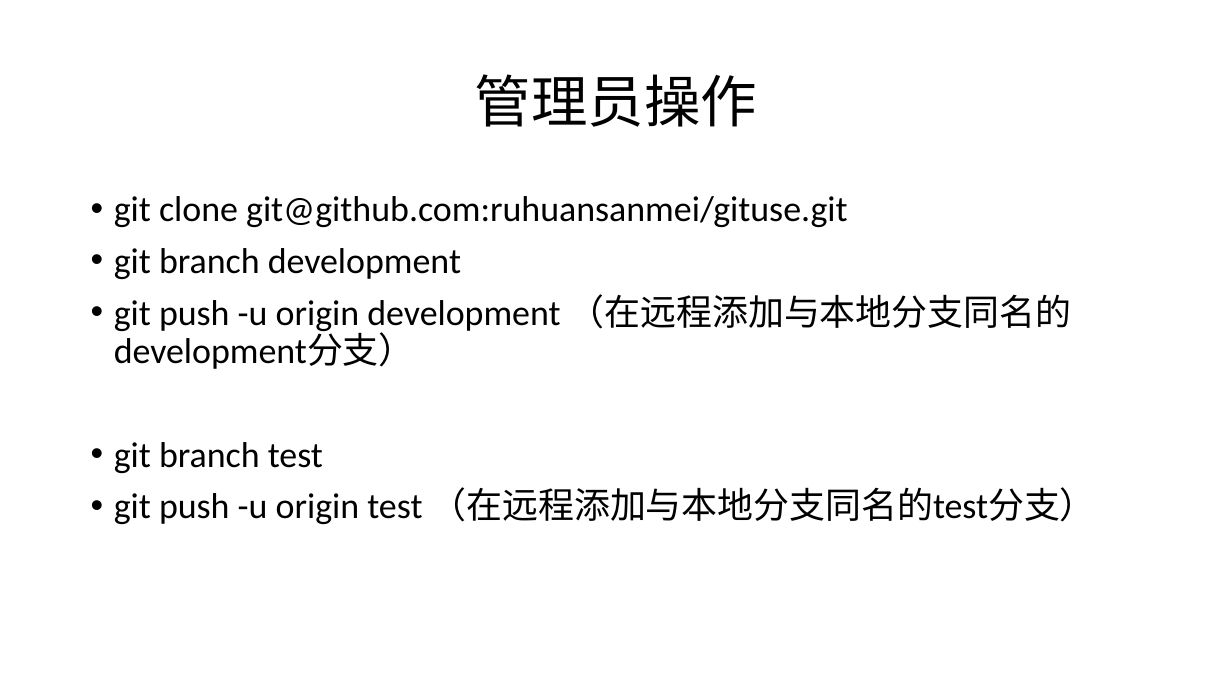
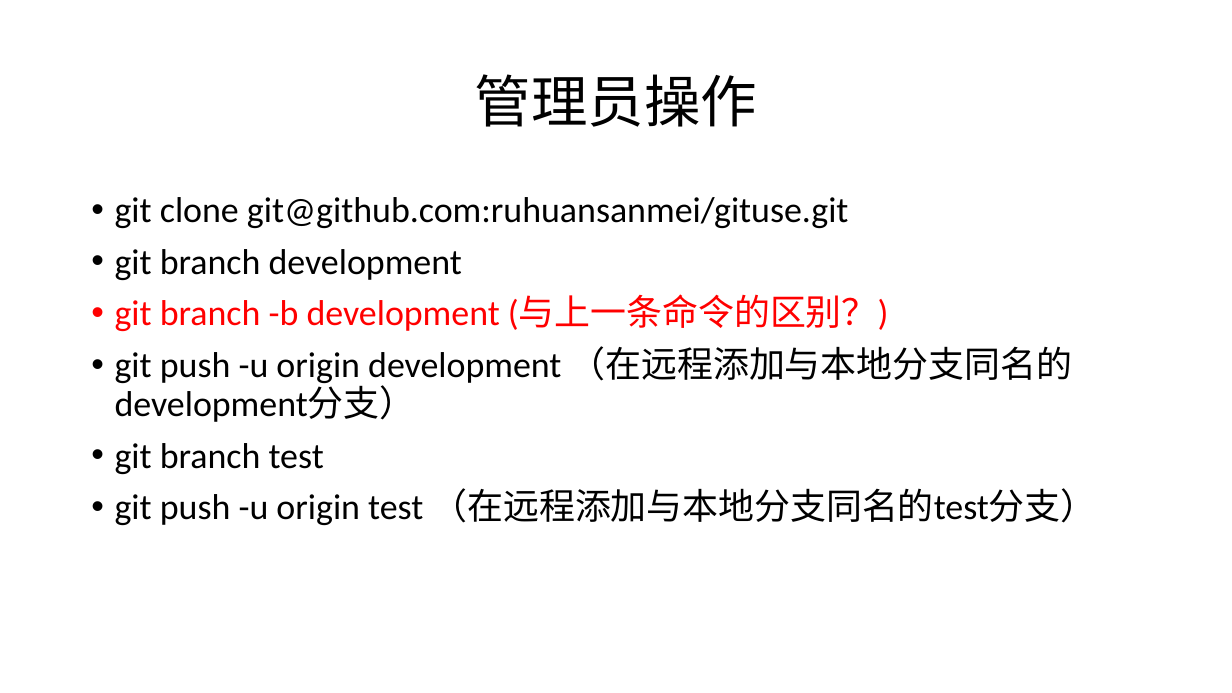
Before and after one commit to ruhuansanmei/gituse, a slide deck: slide 3 of gitUsage.pptx. Drawn at 1232x693 pixels with LibreOffice and Linux fonts; fonts in the diff are those of the drawing. Boxes give left, top, right and bottom in pixels: in the first picture for what was removed or moved away, otherwise in the second. Text is boxed around its words. In the diff, an @@ line names an element or a change of style, - is before the commit and + after.

```diff
--- a/gitUsage.pptx
+++ b/gitUsage.pptx
@@ text at <box>115,296,889,331</box>: paragraph added @@
+• git branch -b development (与上一条命令的区别？)
```
Also in this commit, not shown: 3 other slides changed.
